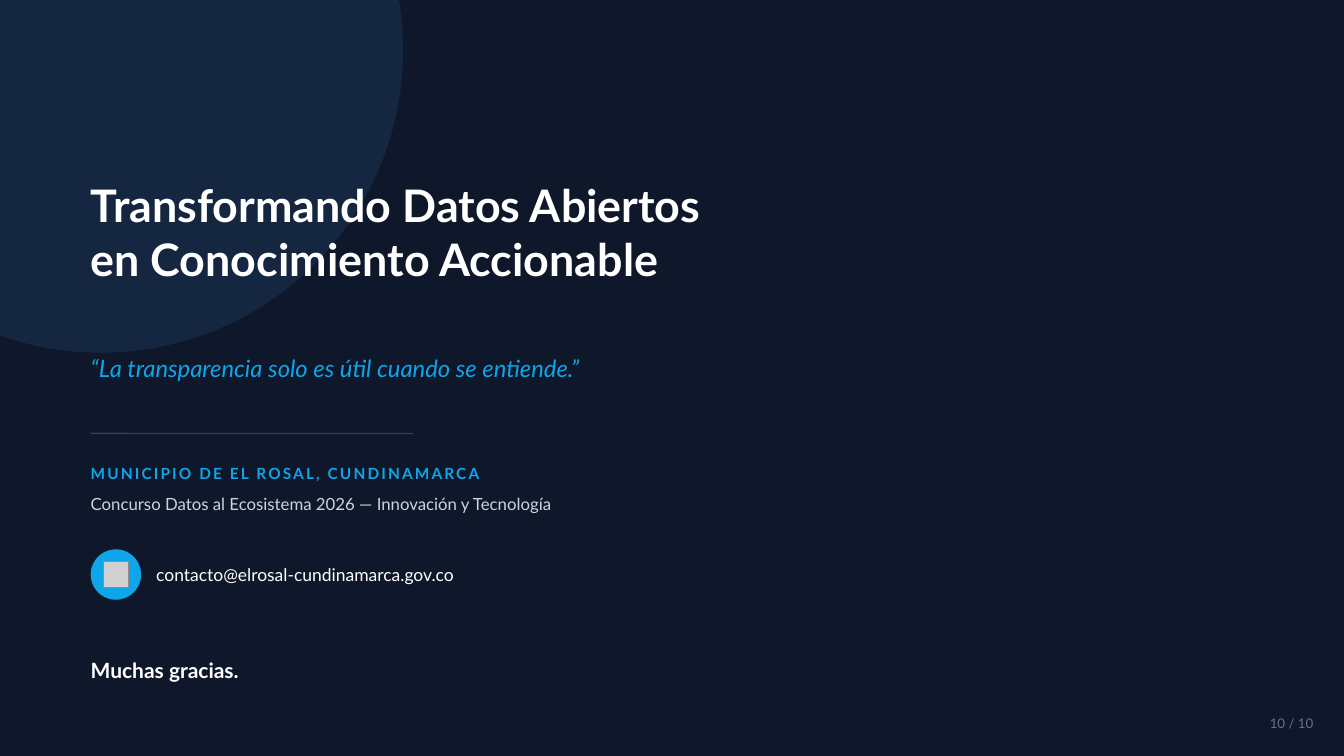
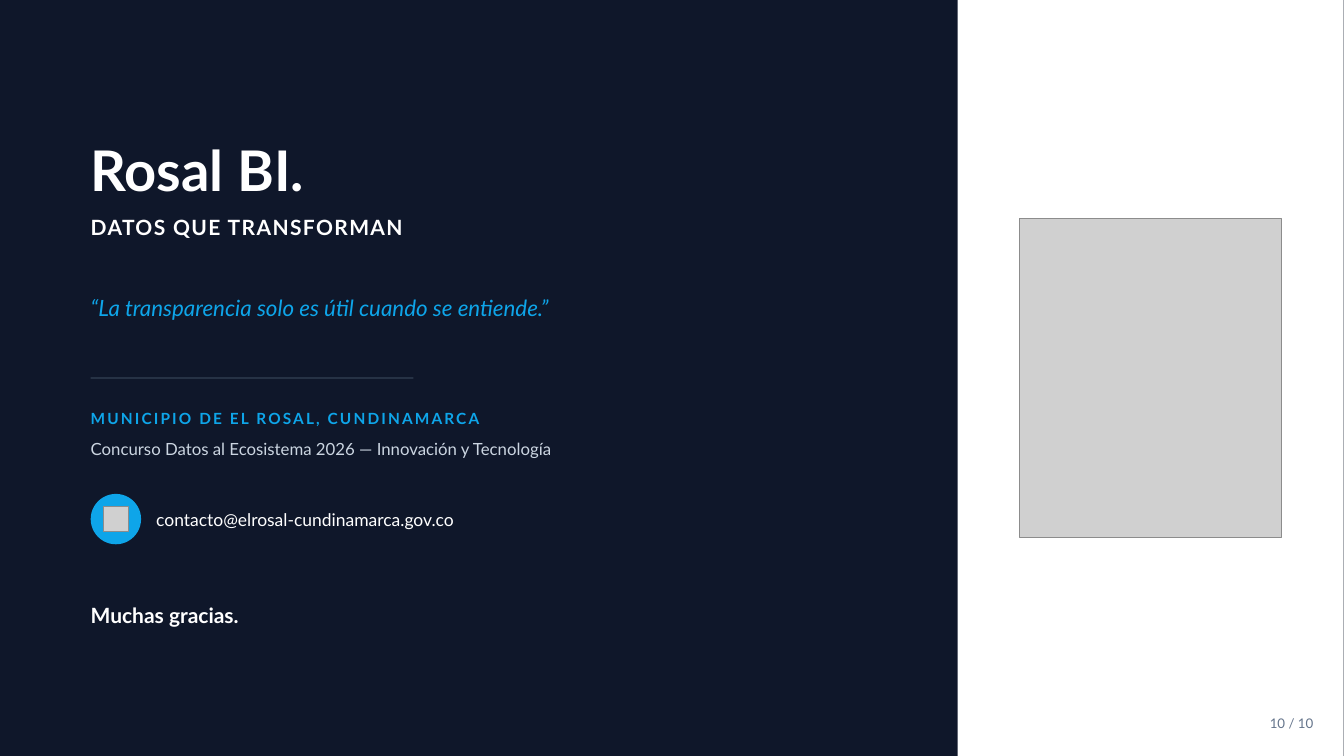
Before and after one commit to gonxin2025/Rosal-BI, a slide deck: slide 10 of presentacion/El_Rosal_Lienzo_Ejecutivo.pptx. Drawn at 1344x756 pixels with LibreOffice and Linux fonts; fonts in the diff are those of the drawing; grey boxes stand for pictures. Boxes give left, top, right and bottom in pixels: in the first picture for what was removed or moved away, otherwise in the second. Text is boxed around its words. In the diff, an @@ line names an element or a change of style, - is before the commit and + after.

Commit message:
Rosal BI 0.5.0: rediseño, estadística real, IA conectada, docs actualizados
- Motor estadístico real (desviación estándar, correlación, atípicos)
- Proyecciones con rango de confianza
- Chat con IA real (Narrador Experto) vía n8n, con memoria de conversación
- Corrige bug: columnas tipo tasa se sumaban en vez de promediarse
- Corrige bug: el webhook de n8n leía el body en el lugar equivocado
- Documentación actualizada (arquitectura, manual, metodología, roadmap)
- Presentación con logo real integrado

```diff
--- a/presentacion/El_Rosal_Lienzo_Ejecutivo.pptx
+++ b/presentacion/El_Rosal_Lienzo_Ejecutivo.pptx
@@ ellipse removed at (0, 0, 403, 353) @@
@@ rectangle added at (958, 0, 1344, 756), fill #FFFFFF @@
@@ text added at (91, 149, 304, 192), 40 pt, text #FFFFFF, bold @@
+Rosal BI.
@@ text removed at (91, 188, 700, 277) @@
-Transformando Datos Abiertos
-en Conocimiento Accionable
@@ text added at (91, 219, 403, 238), 15 pt, text #FFFFFF, bold @@
+DATOS QUE TRANSFORMAN
@@ picture added at (1020, 219, 1282, 537) @@
@@ text "“La transparencia solo es útil ...": place and size @@
-text "“La transparencia solo es útil ..." at (91, 359, 579, 381)
+text "“La transparencia solo es útil ..." at (91, 299, 549, 320)
@@ text "“La transparencia solo es útil ..." at (91, 299, 549, 320): size 17 to 16 pt @@
@@ 4 texts, 1 picture, 1 line, 1 ellipse: place and size @@
-4 texts, 1 picture, 1 line, 1 ellipse at (91, 434, 551, 682)
+4 texts, 1 picture, 1 line, 1 ellipse at (91, 378, 551, 627)
```
Also in this commit, not shown: 8 other slides changed, 1 slide added, 1 slide removed, 12 other files.
